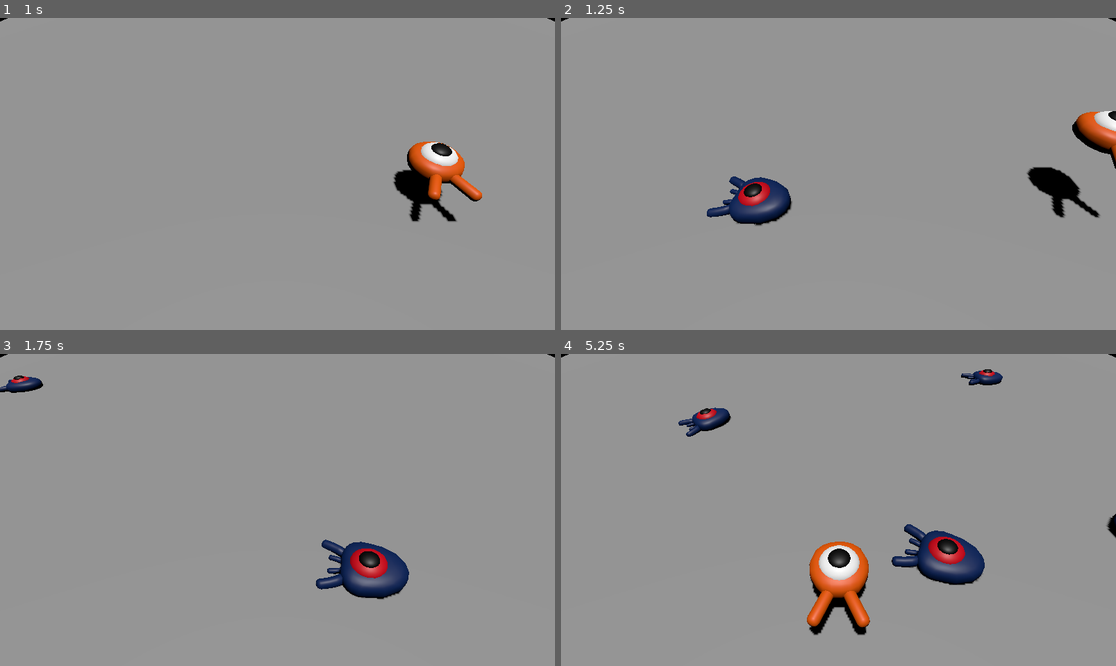
Above: before the commit, frames 1-4 (two rows, left to right).
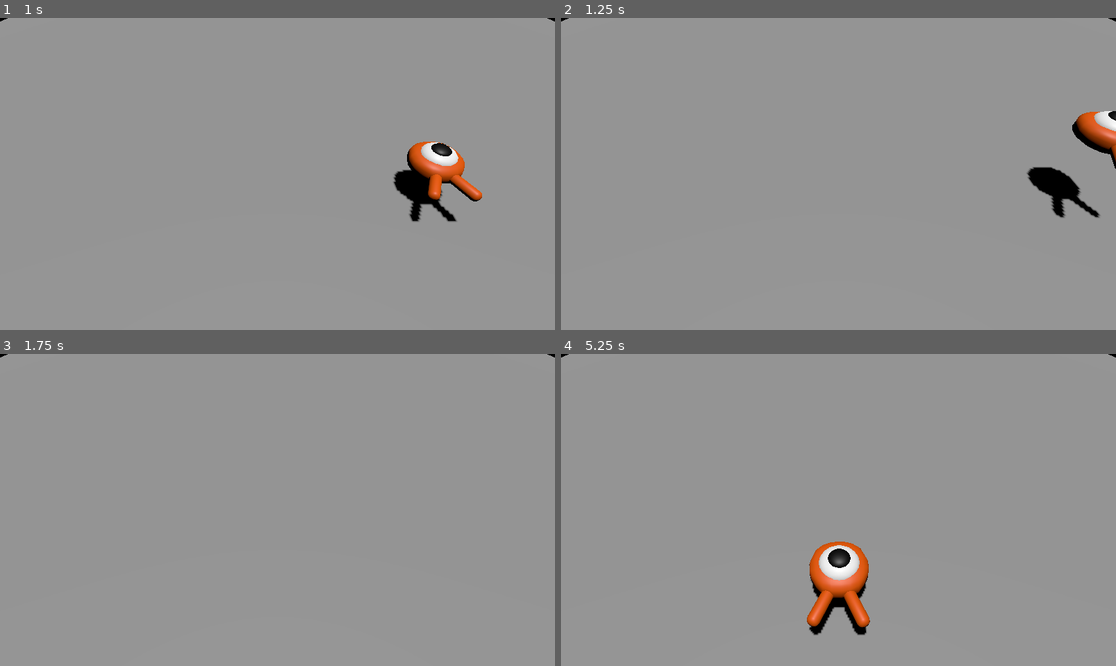
Above: after the commit, the same moments.

Repository: ConcerningEthically/godot-project
Game: Godot game, scene res://main.tscn
Two runs of this game, one before a commit and one after it. Both use one fixed random seed, a clock stepped at 60 frames per second and the inputs below.
Inputs:
- Up to frame 1 (1 s): tap Enter at 0.5 s; hold D (move_right) from 0.53 s (still down); tap Space (jump) at 0.6, 0.77 s
- Up to frame 2 (1.25 s): keep holding D (move_right); tap Space (jump) at 1.07 s
- Up to frame 3 (1.75 s): release D (move_right) at 1.28 s; hold S (move_down) from 1.28 s (still down); tap Space (jump) at 1.35, 1.52 s
- Up to frame 4 (5.25 s): tap Space (jump) at 1.82, 2.1, 2.85, 3.02, 3.32, 3.6, 3.77, 4.07, 4.35, 4.52, 4.82, 5.1 s; release S (move_down) at 2.03 s; hold D (move_right) 2.03-2.78 s; hold W (move_up) 2.78-3.53 s; hold A (move_left) 3.53-5.03 s; hold S (move_down) from 5.03 s (still down)

Frame 1 is identical in both runs. In frame 2, 1.5% of the frame differs, in the area x 26-42%, y 50-67%; in frame 3, 2.4%; in frame 4, 2.8%, in the area x 21-100%, y 4-75%.
Error after the commit: Parse Error: Expected opening "(" after function name. (res://Mob.gd:34)

Commit message:
timer error

Diff:
--- a/Mob.gd
+++ b/Mob.gd
@@ -5,6 +5,8 @@
 # Maximum speed of the mob (m/s)
 @export var max_speed = 18
 
+# Recieve "squashed"
+signal squashed
 
 func _physics_process(_delta):
 	move_and_slide()
@@ -24,3 +26,9 @@
 
 func _on_visible_on_screen_notifier_3d_screen_exited():
 	queue_free()
+
+func squash():
+	squashed.emit()
+	queue_free()
+
+func _on_player_hit
--- a/main.gd
+++ b/main.gd
@@ -18,3 +18,7 @@
 
 	#spawn the mob
 	add_child(mob)
+
+# When the player is hit by a mob
+func _on_player_hit():
+	$MobTimer.stop()
--- a/main.tscn
+++ b/main.tscn
@@ -66,9 +66,6 @@
 
 [node name="Player" parent="." instance=ExtResource("1_kh7vp")]
 transform = Transform3D(1, 0, 0, 0, 1, 0, 0, 0, 1, 0, 2, 15)
-speed = 14
-fall_acceleration = 100
-jump_impulse = 20
 
 [node name="CameraPivot" type="Marker3D" parent="."]
 
@@ -109,4 +106,5 @@
 wait_time = 0.5
 autostart = true
 
+[connection signal="hit" from="Player" to="." method="_on_player_hit"]
 [connection signal="timeout" from="MobTimer" to="." method="_on_timer_timeout"]
--- a/mob.tscn
+++ b/mob.tscn
@@ -10,6 +10,8 @@
 collision_layer = 2
 collision_mask = 0
 script = ExtResource("1_kgddh")
+min_speed = null
+max_speed = null
 
 [node name="Pivot" type="Node3D" parent="."]
 
--- a/player.gd
+++ b/player.gd
@@ -8,6 +8,8 @@
 @export var jump_impulse = 20
 # Vertical impulse on player when bouncing over mob
 @export var bounce_impulse = 16
+
+signal hit
 
 
 var target_velocity = Vector3.ZERO
@@ -55,13 +57,23 @@
 		if collision.get_collider() == null:
 			continue
 
+		#if the player collides with mobs
 		if collision.get_collider().is_in_group("mob"):
 			var mob = collision.get_collider()
 
 			if Vector3.UP.dot(collision.get_normal()) > 0.1:
 				#if so squash the mob
-				#mob.squash()
+				mob.squash()
 				#and bounce
 				target_velocity.y = bounce_impulse
 				# Prevent duplicate signals
 				break
+
+# Die function
+func die():
+	hit.emit()
+	queue_free()
+
+# When a mob touches the cylinder
+func _on_mob_detector_body_entered(body):
+	die()
--- a/player.tscn
+++ b/player.tscn
@@ -1,9 +1,11 @@
-[gd_scene load_steps=4 format=3 uid="uid://dchr40oo6gu6k"]
+[gd_scene load_steps=5 format=3 uid="uid://dchr40oo6gu6k"]
 
 [ext_resource type="PackedScene" uid="uid://cxfcuwq2cpq2k" path="res://art/player.glb" id="1_qm4pj"]
 [ext_resource type="Script" path="res://player.gd" id="1_wp8fv"]
 
 [sub_resource type="SphereShape3D" id="SphereShape3D_50lgo"]
+
+[sub_resource type="CylinderShape3D" id="CylinderShape3D_opppf"]
 
 [node name="Player" type="CharacterBody3D"]
 collision_mask = 6
@@ -16,3 +18,14 @@
 [node name="CollisionShape3D" type="CollisionShape3D" parent="."]
 transform = Transform3D(2.11575, 0, 0, 0, 2.11575, 0, 0, 0, 2.11575, 0, 0, 0)
 shape = SubResource("SphereShape3D_50lgo")
+
+[node name="MobDetector" type="Area3D" parent="."]
+collision_layer = 0
+collision_mask = 2
+monitorable = false
+
+[node name="CollisionShape3D" type="CollisionShape3D" parent="MobDetector"]
+transform = Transform3D(1.81791, 0, 0, 0, 0.17056, 0, 0, 0, 1.81791, 0, 0.600885, 0)
+shape = SubResource("CylinderShape3D_opppf")
+
+[connection signal="body_entered" from="MobDetector" to="." method="_on_mob_detector_body_entered"]
